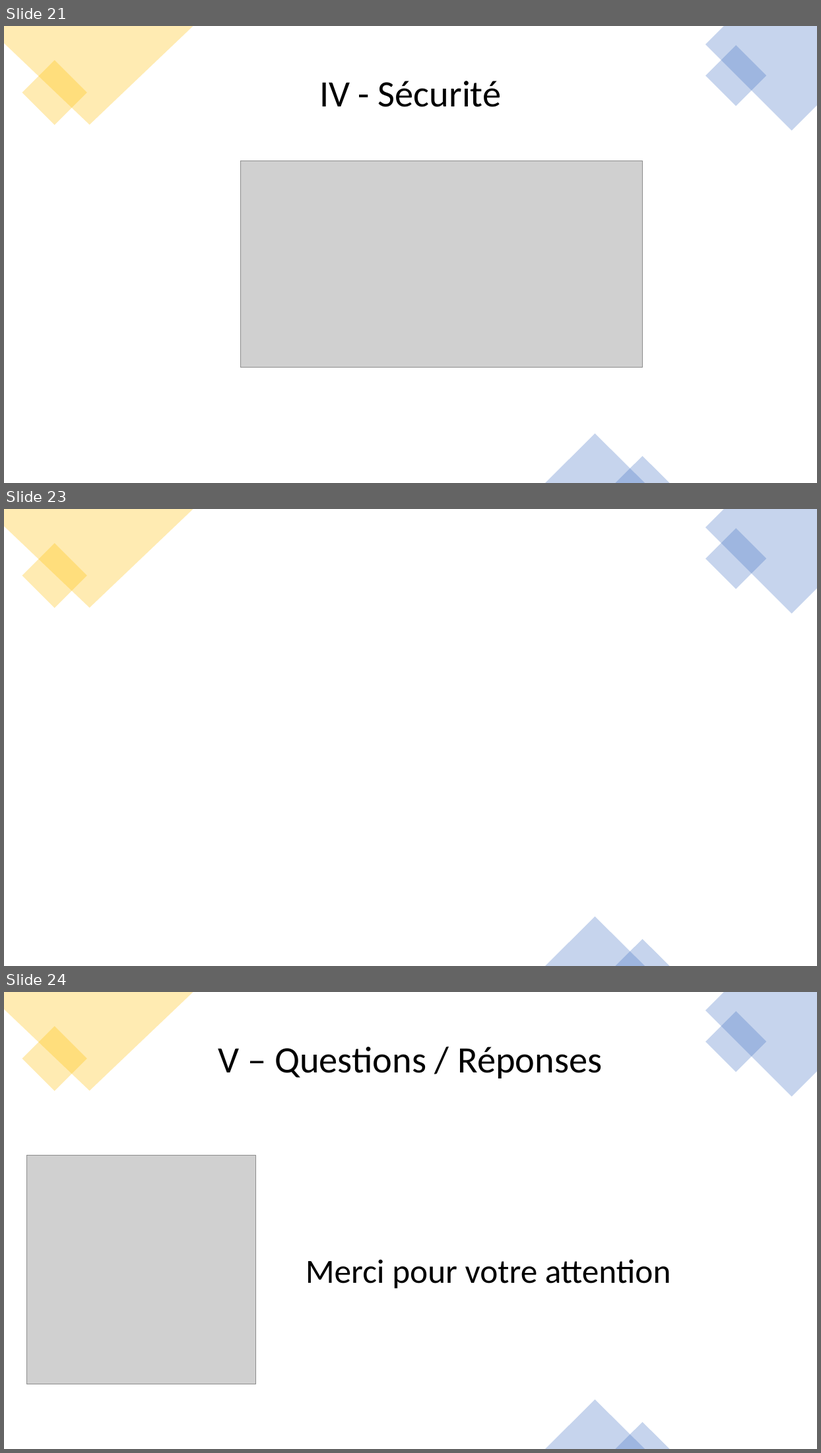
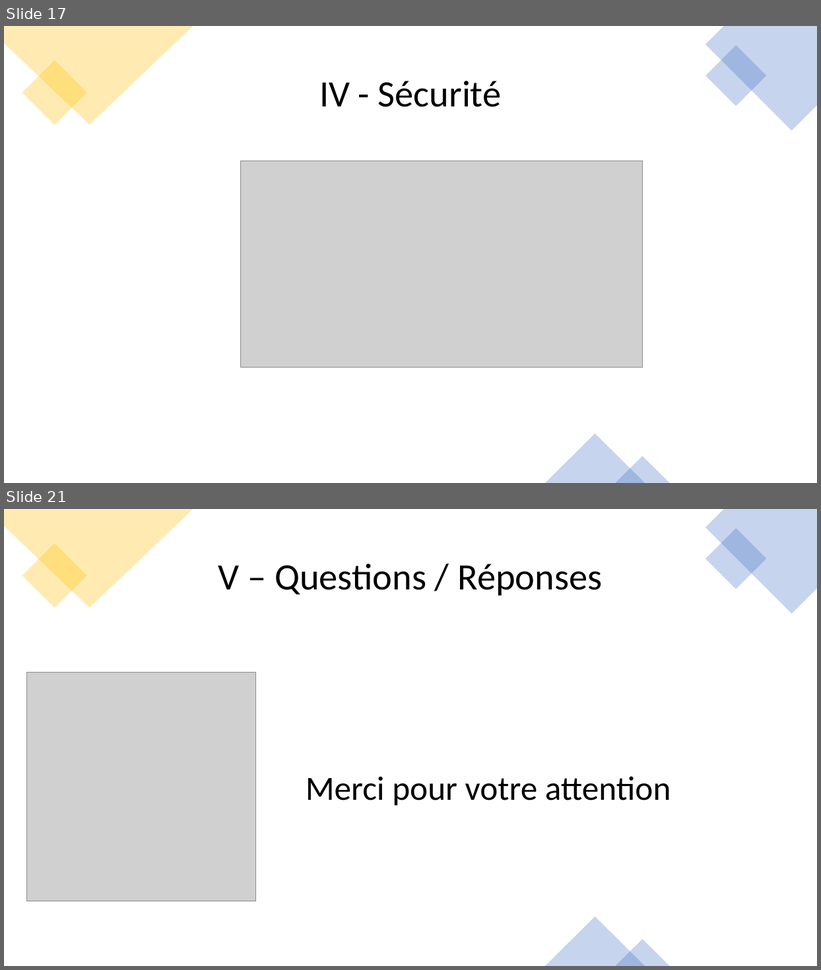
Before and after one commit to Nono-Le-Robot/TP06_Construisez_une_API, a slide deck: Ressources/Presentation P6.pptx. Shown one above the other, each under a label of ours: slides 21, 23 and 24 before the commit, slides 17 and 21 after it; the slides between them are not shown. The pictures are 821x1453 and 821x970 pixels, drawn with LibreOffice and Linux fonts; fonts in the diff are those of the drawing; grey boxes stand for pictures. Boxes give left, top, right and bottom in pixels: in the first picture for what was removed or moved away, otherwise in the second. Text is boxed around its words. In the diff, an @@ line names an element or a change of style, - is before the commit and + after.

```diff
--- a/Ressources/Presentation P6.pptx
+++ b/Ressources/Presentation P6.pptx
@@ slide 23 removed at box(4, 509, 817, 966), background #FFFFFF @@
@@ freeform shape removed at box(4, 509, 193, 608) @@
@@ freeform shape removed at box(706, 509, 817, 614) @@
@@ rectangle removed at box(706, 528, 767, 590) @@
@@ rectangle removed at box(22, 543, 86, 608) @@
@@ triangle removed at box(546, 917, 645, 966) @@
@@ triangle removed at box(616, 940, 670, 966) @@
@@ what was slide 21 is now slide 17 @@
@@ what was slide 24 is now slide 21 @@
```
Also in this commit, not shown: 8 slides changed, 9 slides added, 11 other slides removed, 6 other files.
